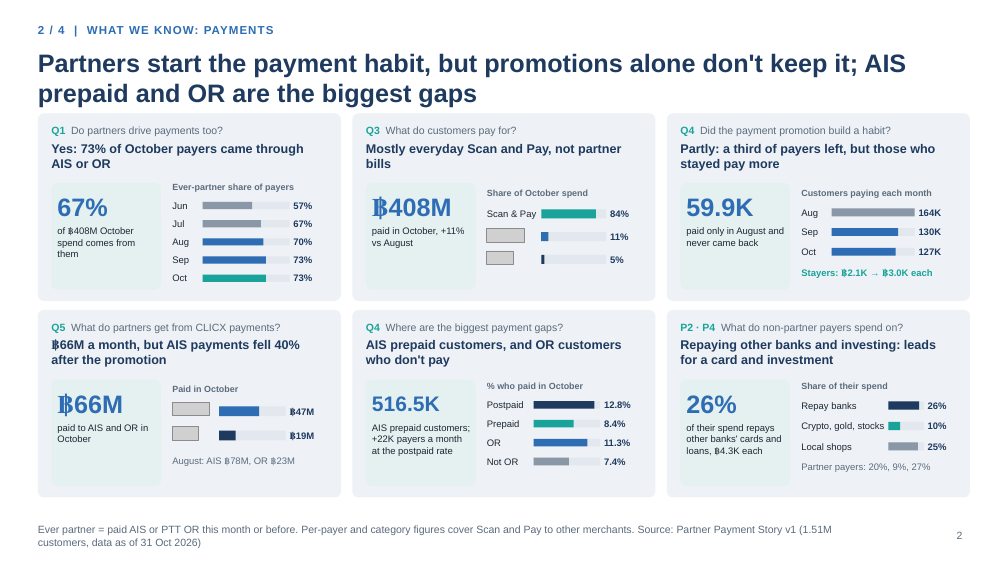
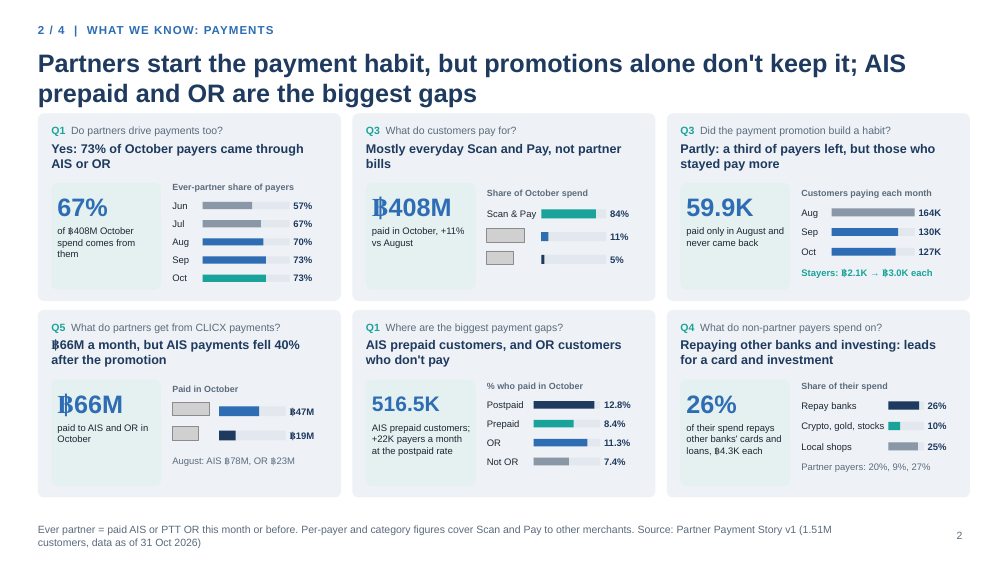
Before and after one commit to hweisim/claude_code, a slide deck: slide 2 of clicx_insights/CLICX_2027_Board_Storyline.pptx. Drawn at 1008x567 pixels with LibreOffice and Linux fonts; fonts in the diff are those of the drawing; grey boxes stand for pictures; background and template pictures are left out. Boxes give left, top, right and bottom in pixels: in the first picture for what was removed or moved away, otherwise in the second. Text is boxed around its words. In the diff, an @@ line names an element or a change of style, - is before the commit and + after.

```diff
--- a/clicx_insights/CLICX_2027_Board_Storyline.pptx
+++ b/clicx_insights/CLICX_2027_Board_Storyline.pptx
@@ text at (680, 126, 891, 136): text changed @@
-Q4 Did the payment promotion build a habit?
+Q3 Did the payment promotion build a habit?
@@ text at (366, 323, 564, 333): text changed @@
-Q4 Where are the biggest payment gaps?
+Q1 Where are the biggest payment gaps?
@@ text at (680, 323, 882, 333): text changed @@
-P2 · P4 What do non-partner payers spend on?
+Q4 What do non-partner payers spend on?
```
Also in this commit, not shown: 1 other slide changed, 2 other files.
